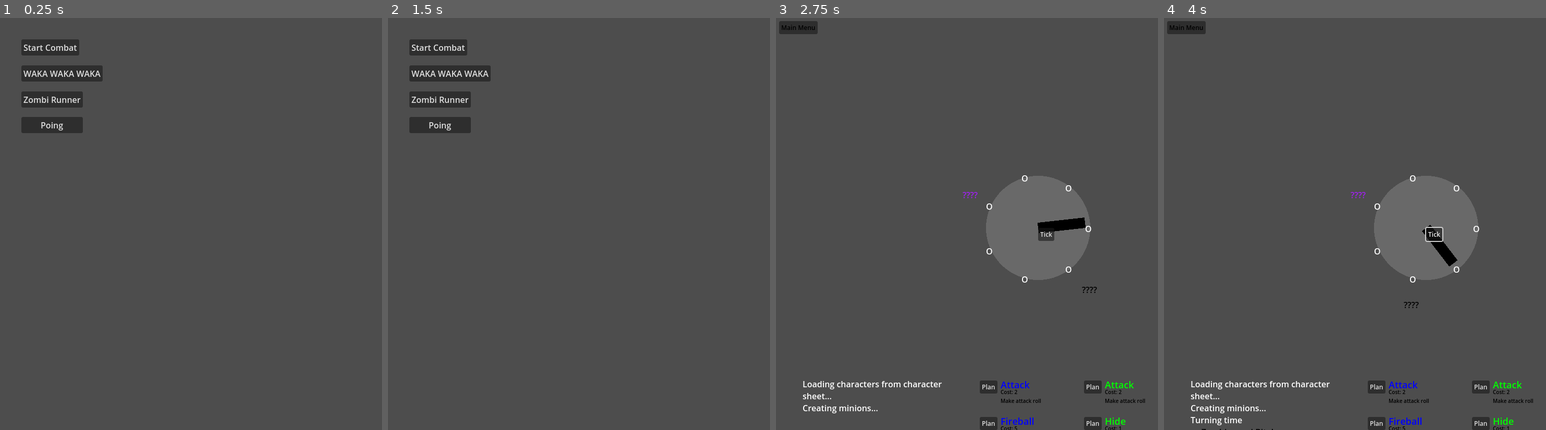
Above: before the commit, frames 1-4 (left to right).
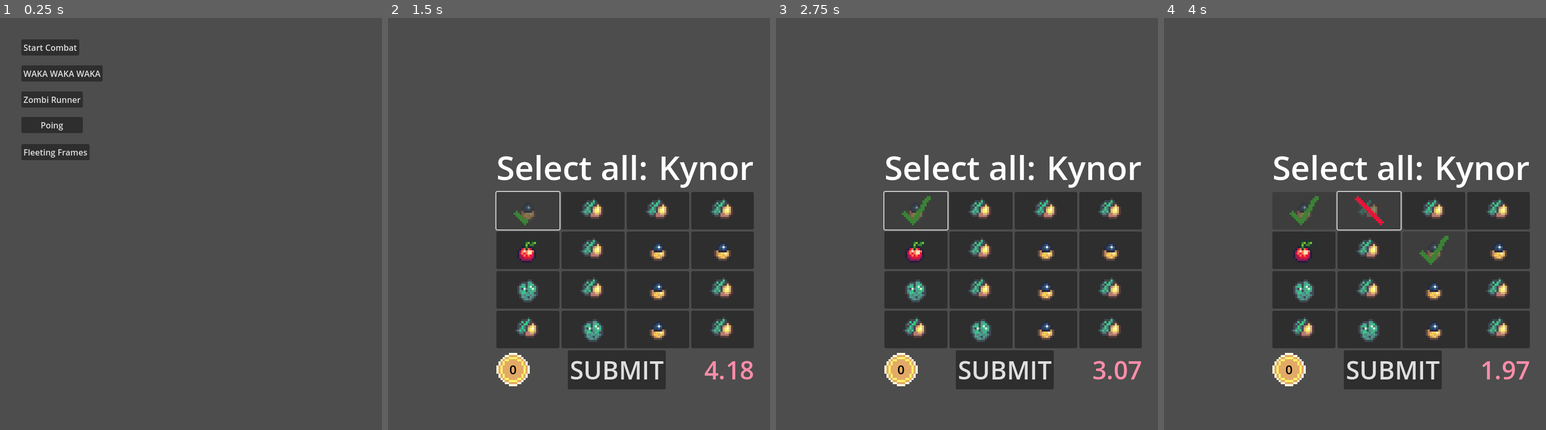
Above: after the commit, the same moments.

Repository: ArcaneEchoStudios/dtd
Game: Godot game, scene res://scenes/game.tscn
The game is run twice, just before and just after one commit, with the same random seed, the same clock (stepped at 60 frames per second) and the same inputs.
Inputs (mouse positions are in pixels of both pictures, inside the frame that each line leads up to):
- Up to frame 1 (0.25 s): no input
- Up to frame 2 (1.5 s): click (445, 153) at 0.5 s, where only the run after the commit has a clickable "Fleeting Frames"; click (529, 211) at 1.27 s
- Up to frame 3 (2.75 s): click (825, 46) at 2 s, where only the run before the commit has a clickable "Start Combat"
- Up to frame 4 (4 s): click (1435, 236) at 2.75 s, where only the run before the commit has a clickable "Tick"; click (1370, 211) at 3.52 s

The runs differ from the first frame. In frame 1, 0.7% of the frame differs, in the area x 5-24%, y 30-35%; in frame 2, 29%, in the area x 5-96%, y 5-91%; in frame 3, 29%; in frame 4, 28%.

Commit message:
Add launcher button

Diff:
--- a/scenes/game.gd
+++ b/scenes/game.gd
@@ -15,6 +15,7 @@
     "waka-waka": preload("res://scenes/waka-waka/Scenes/main.tscn"),
     "zombi-runner": preload("res://scenes/zombi-runner/Scenes/zombi-runner.tscn"),
     "poing": preload("res://scenes/poing/Scenes/poing.tscn"),
+    "fleeting-frames": preload("res://scenes/fleeting-frames/Scenes/fleeting_frames.tscn"),
     "menu": preload("res://scenes/main-menu/menu.tscn"),
 }
 
--- a/scenes/main-menu/menu.gd
+++ b/scenes/main-menu/menu.gd
@@ -8,6 +8,8 @@
     $WakaWaka.connect("pressed", Callable(self, "_on_waka"))
     $ZombiRunner.connect("pressed", Callable(self, "_on_zombi_runner"))
     $Poing.connect("pressed", Callable(self, "_on_poing"))
+    $FleetingFrames.connect("pressed", Callable(self, "_on_fleeting_frames"))
+
     $Exit.connect("pressed", Callable(self, "_on_exit"))
 
 func _on_start_combat():
@@ -22,5 +24,8 @@
 func _on_poing():
     scene_change.emit('poing')
 
+func _on_fleeting_frames():
+    scene_change.emit('fleeting-frames')
+
 func _on_exit():
     get_tree().quit()
--- a/scenes/main-menu/menu.tscn
+++ b/scenes/main-menu/menu.tscn
@@ -33,6 +33,14 @@
 offset_bottom = 230.0
 text = "Poing"
 
+[node name="FleetingFrames" type="Button" parent="."]
+offset_left = 50.0
+offset_top = 251.0
+offset_right = 181.0
+offset_bottom = 282.0
+text = "Fleeting Frames
+"
+
 [node name="Exit" type="Button" parent="."]
 offset_left = 50.0
 offset_top = 800.0
